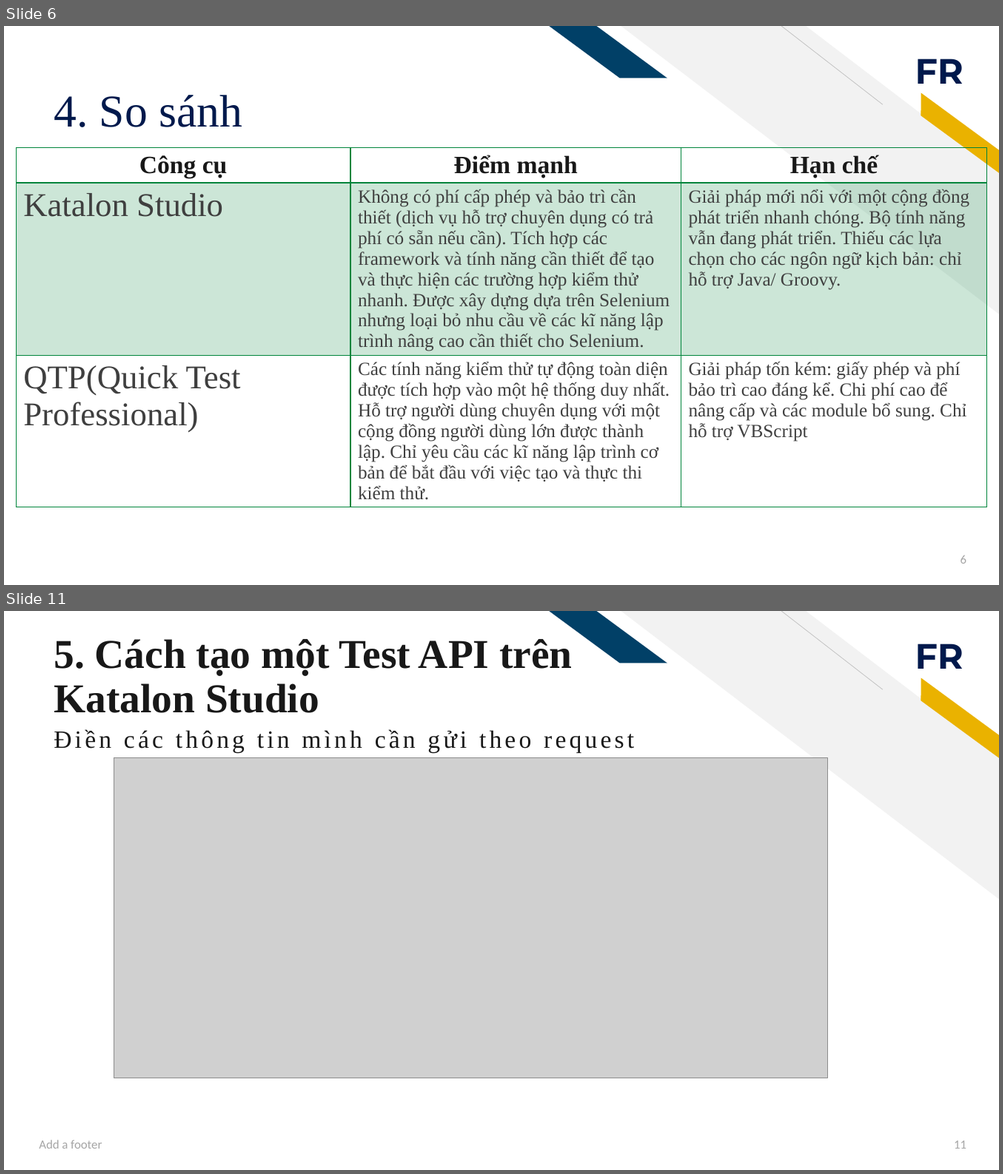
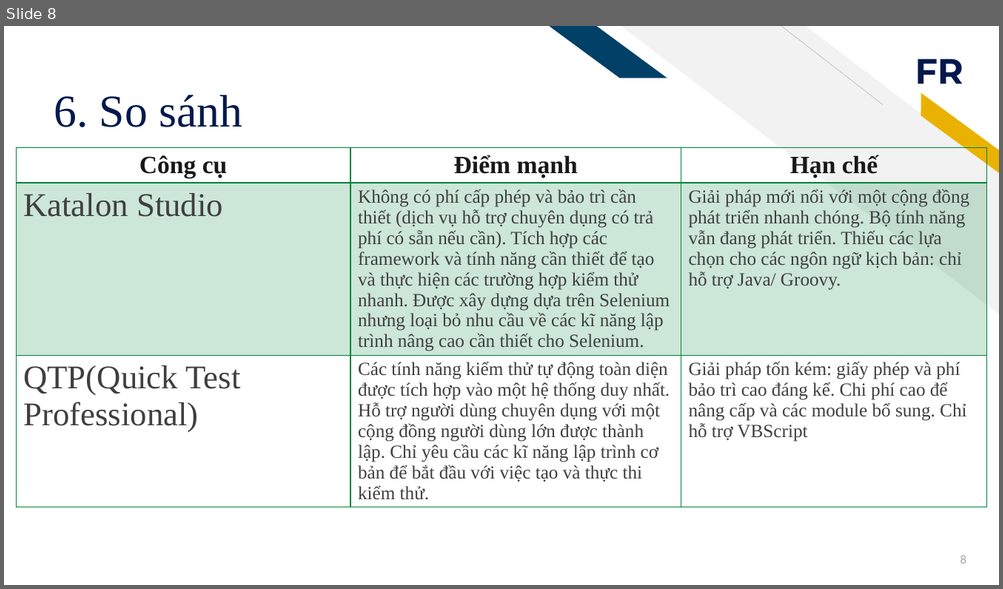
Before and after one commit to 0902535050/software_testing, a slide deck: Katalon-Studio-Testing API.pptx. Shown one above the other, each under a label of ours: slides 6 and 11 before the commit, slide 8 after it; the slides between them are not shown. The pictures are 1003x1174 and 1003x589 pixels, drawn with LibreOffice and Linux fonts; fonts in the diff are those of the drawing; grey boxes stand for pictures. Boxes give left, top, right and bottom in pixels: in the first picture for what was removed or moved away, otherwise in the second. Text is boxed around its words. In the diff, an @@ line names an element or a change of style, - is before the commit and + after.

```diff
--- a/Katalon-Studio-Testing API.pptx
+++ b/Katalon-Studio-Testing API.pptx
@@ slide 11 removed at [4,611,999,1170], background #FFFFFF; not listed: 5 template elements that a slide beside it also shows @@
@@ title removed at [54,639,572,713] @@
-5. Cách tạo một Test API trên Katalon Studio
@@ text removed at [54,729,634,753] @@
-Điền các thông tin mình cần gửi theo request
@@ picture removed at [114,758,828,1078] @@
@@ text removed at [39,1140,102,1149] @@
-Add a footer
@@ page number removed at [953,1141,966,1149] @@
-11
@@ what was slide 6 is now slide 8 @@
@@ slide 8 changed as well @@
@@ title at [54,95,242,127]: text changed @@
-4. So sánh
+6. So sánh
@@ page number at [960,556,966,564]: text changed @@
-6
+8
```
Also in this commit, not shown: 6 other slides changed, 7 slides added, 6 other slides removed.
